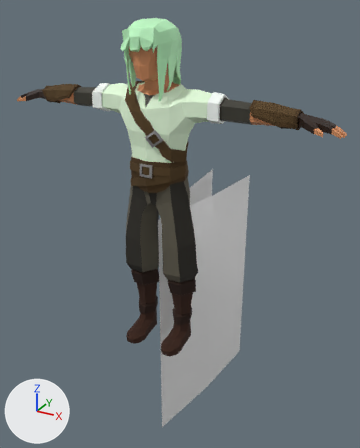
A saved change to the FBX model Assets/!/FBX/Player/FBX_Player.fbx.
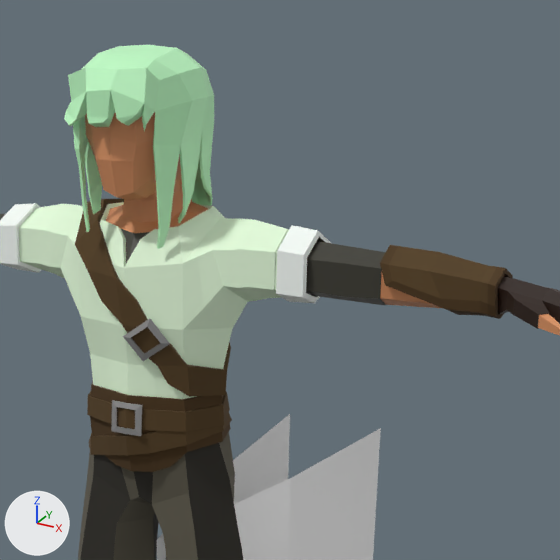
There are two pictures of each version: one whole from a 50 mm lens placed at (1.399, -2.281, 1.949), pointed at (-0.085, 0.418, 0.6), one close up on the part from 26% to 90% of the width and 0% to 51% of the height. Lighting does not change. The marker at lower left points along +X, +Y and +Z. Where no turn or scale is listed for an object, it has been applied to the vertices.

Objects in the first close-up: 'BELT', 'Slash', 'body', 'chest_belt', 'face', 'forearm_cover.001', 'hair', 'pants.001', 'pants.002', 'shirt.001', 'shirt_under', 'slevees'.
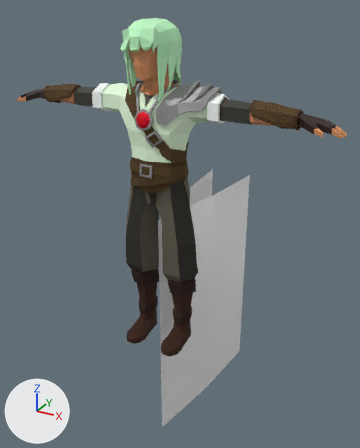
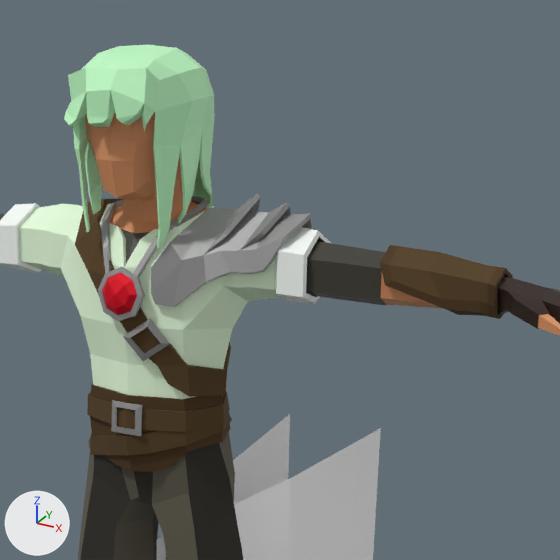
Where the newer file only moved an object's origin or applied its transform, the numbers keep the older frame.

Boxes [x1, y1, x2, y2] around the edits, measured in the close-ups (560 x 560 px):
'shoulder_plate', added: after [151, 194, 313, 307]
'medalion', added: after [98, 196, 209, 321]
'medalion_gem', added (red): after [102, 272, 137, 315]

The change in detail:
Material 'gem' (mat_gem) is new.
Its base color is (0.801, 0.0, 0.017) (red #e70023).
Its metallic is 0.515.
Material 'medalion' (mat_medalion) is new.
Its base color is (0.319, 0.319, 0.319) (grey #999999).
Its metallic is 0.306.
Material 'shoulder_plate' (mat_shoulder_plate) is new.
Its base color is (0.319, 0.319, 0.319) (grey #999999).
Its metallic is 0.396.
Mesh me_cylinder_036 is new.
It has 34 vertices, 36 faces and spans x -0.0461..0.0461, y -0.1494..-0.1135, z 1.3597..1.451.
It uses material mat_gem (red #e70023).
Mesh me_cylinder_035 is new.
It has 84 vertices, 86 faces and spans x -0.11..0.11, y -0.14..0.132, z 1.349..1.579.
It uses material mat_medalion (grey #999999).
Mesh me_cylinder_034 is new.
It has 88 vertices, 92 faces and spans x 0.058..0.362, y -0.111..0.164, z 1.386..1.612.
It uses material mat_shoulder_plate (grey #999999).
Object 'medalion_gem' (ob_medalion_gem) is new; it shows me_cylinder_036.
Its location is (0.0, 0.0, 0.004).
Object 'medalion' (ob_medalion) is new; it shows me_cylinder_035.
Its location is (0.0, 0.0, 0.004).
Object 'shoulder_plate' (ob_shoulder_plate) is new; it shows me_cylinder_034.
Its location is (0.0, 0.0, 0.0).
